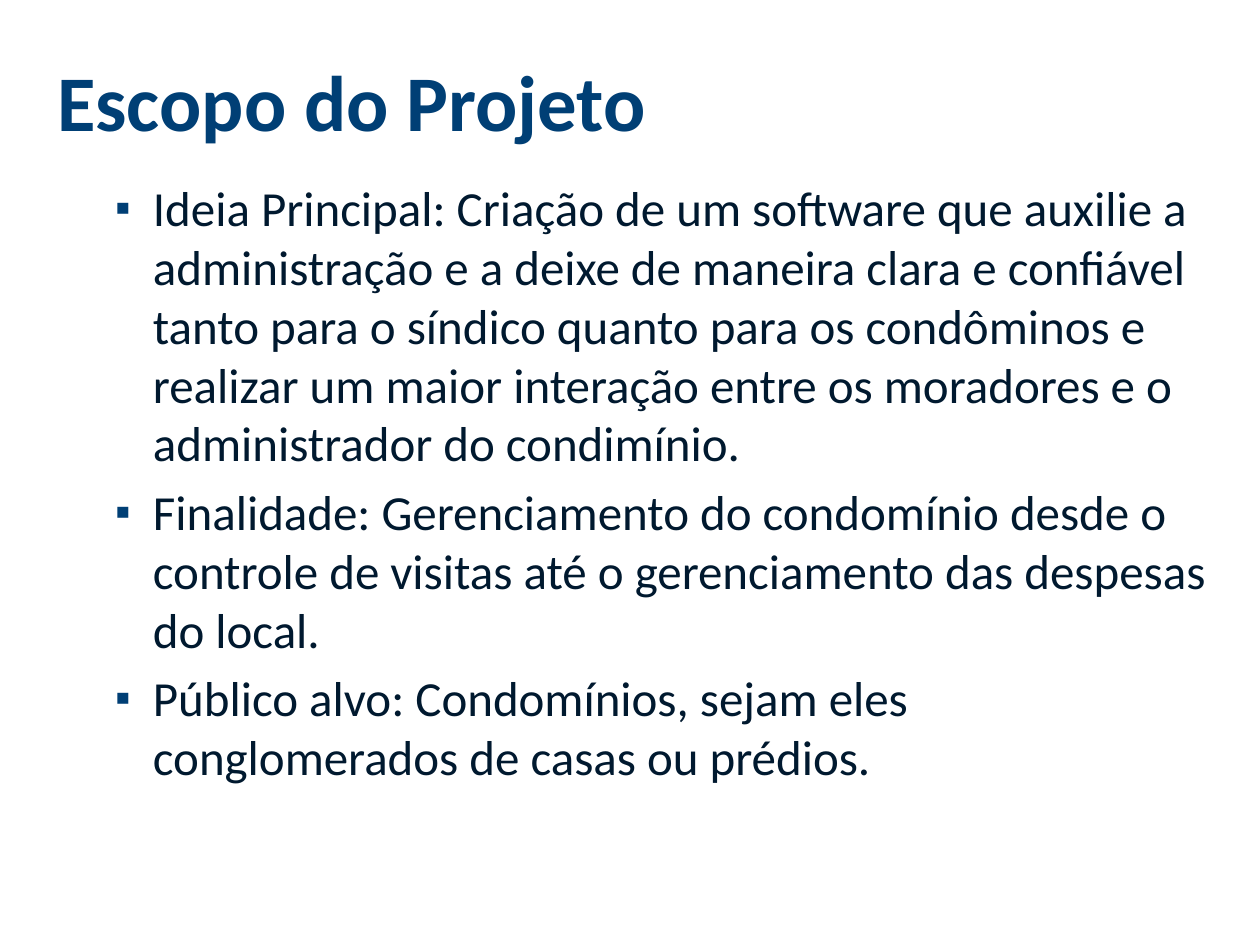
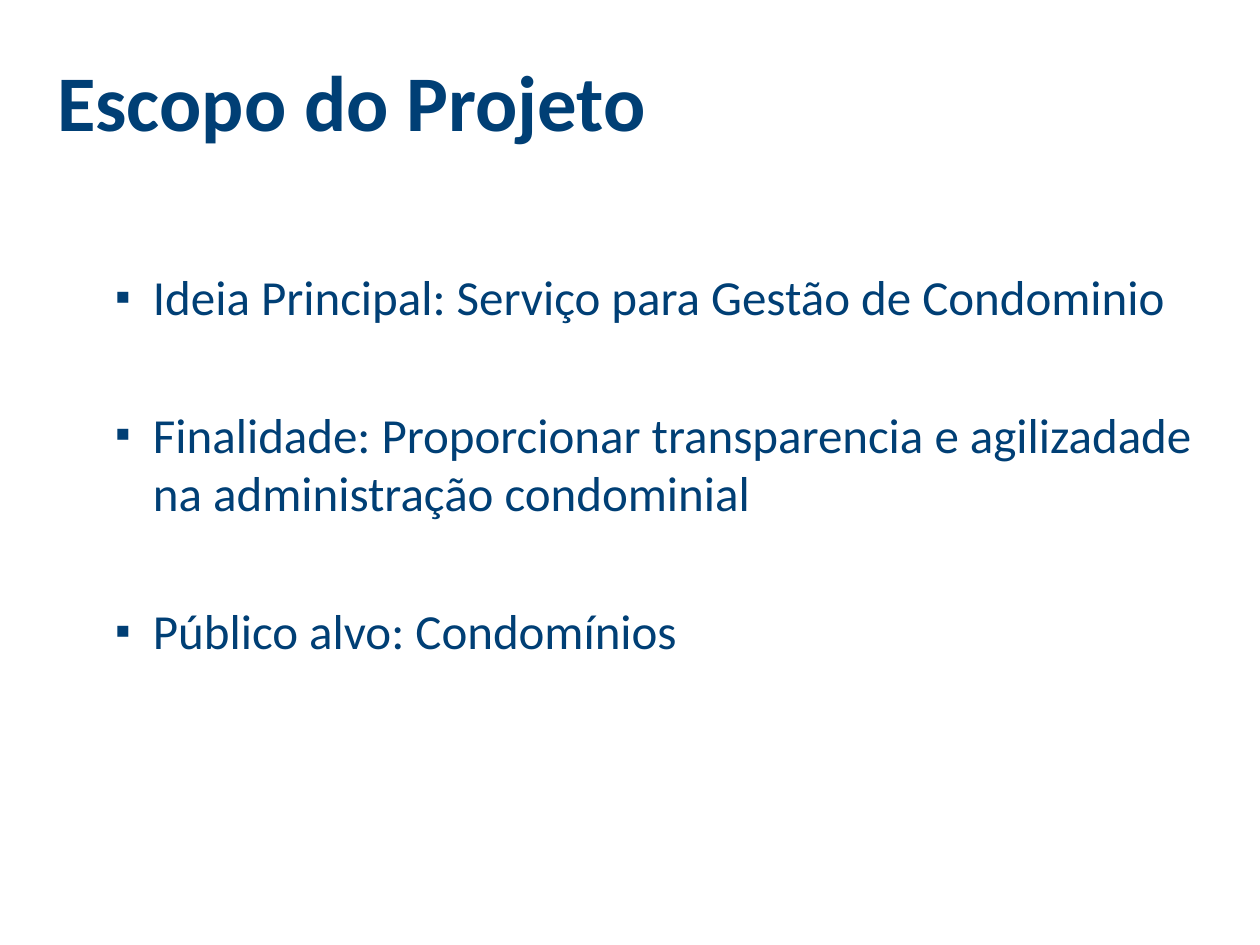
Before and after one commit to viniciussouza1210/Central-Cond, a slide deck: slide 3 of PROPOSTA/Apresentação Proposta - Central Cond.pptx. Drawn at 1260x945 pixels with LibreOffice and Linux fonts; fonts in the diff are those of the drawing; background and template pictures are left out. Boxes give left, top, right and bottom in pixels: in the first picture for what was removed or moved away, otherwise in the second. Text is boxed around its words. In the diff, an @@ line names an element or a change of style, - is before the commit and + after.

Commit message:
Apresentação

```diff
--- a/PROPOSTA/Apresentação Proposta - Central Cond.pptx
+++ b/PROPOSTA/Apresentação Proposta - Central Cond.pptx
@@ text at bbox=[153, 281, 1191, 650]: text changed; text colour #00192F to #003F75 @@
-  ▪ Ideia Principal: Criação de um software que auxilie a administração e a deixe de maneira clara e confiável tanto para o síndico quanto para os condôminos e realizar um maior interação entre os moradores e o administrador do condimínio.
-  ▪ Finalidade: Gerenciamento do condomínio desde o controle de visitas até o gerenciamento das despesas do local.
-  ▪ Público alvo: Condomínios, sejam eles conglomerados de casas ou prédios.
+  ▪ Ideia Principal: Serviço para Gestão de Condominio
+  ▪ Finalidade: Proporcionar transparencia e agilizadade na administração condominial
+  ▪ Público alvo: Condomínios
```
Also in this commit, not shown: 10 other slides changed, 2 slides removed.
